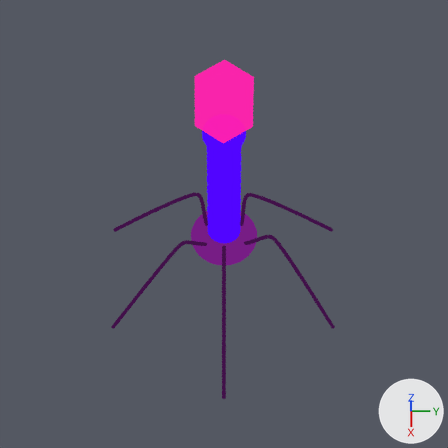
What one commit did to the Blender file blender/Bacteriophage/bacteriophage.blend.
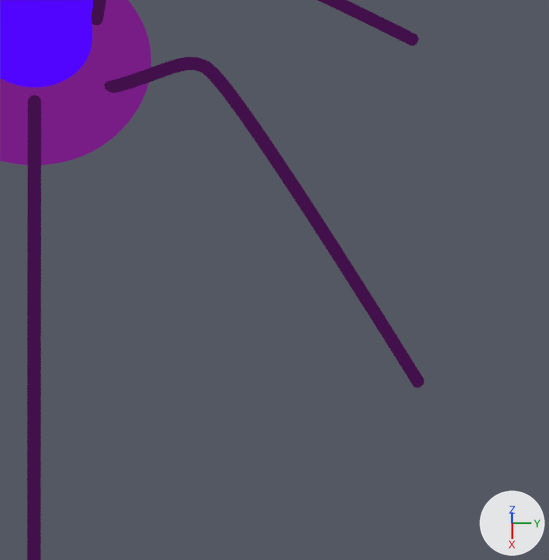
The first picture shows the older version from the file's camera 'Perspective Camera.001'. The close-ups show both versions on the part from 48% to 83% of the width and 49% to 84% of the height of that picture; other places that the commit changed are outside them. Arrows for +X, +Y and +Z are at lower right; the lights stay in place. Both versions are drawn at frame 36 of the action 'DirectionControllerAction.001'; the numbers are the values there.

The older version as bpy lines, for what is in view:
```python
me_beziercurve_001 = bpy.data.meshes.new('BezierCurve.001')
me_beziercurve_001.from_pydata(...)  # 1800 vertices, 1728 faces; spans x -4.82..4.81, y -3.71..3.65, z -2.79..2.02
me_beziercurve_001.polygons.foreach_set('use_smooth', [True] * 1728)
me_beziercurve_001.materials.append(mat_legs_001)
me_circle_001 = bpy.data.meshes.new('Circle.001')
me_circle_001.from_pydata(...)  # 448 vertices, 386 faces; spans x -1.06..1.06, y -1.06..1.06, z 0.0..0.21
me_circle_001.polygons.foreach_set('use_smooth', [True] * 386)
me_circle_001.materials.append(mat_base)
me_icosphere_002 = bpy.data.meshes.new('Icosphere.002')
me_icosphere_002.from_pydata(...)  # 1132 vertices, 1141 faces; spans x -0.89..0.89, y -0.87..0.87, z -2.44..5.96
me_icosphere_002.polygons.foreach_set('use_smooth', [True] * 1141)
# faces by material slot: [20, 1121]
me_icosphere_002.materials.append(mat_head)
me_icosphere_002.materials.append(mat_body)
ob_base_001 = bpy.data.objects.new('Base.001', me_circle_001)
ob_base_001.parent = ob_headbody_001
ob_base_001.matrix_parent_inverse = Matrix(((0.974, -0.227, 0.0, 0.0), (0.227, 0.974, 0.0, 0.0), (0.0, 0.0, 1.0, -2.938), (0.0, 0.0, 0.0, 1.0)))
ob_base_001.location = (0.0, 0.0, 0.133)
ob_base_001.scale = (1.0, 1.0, 1.71)
ob_headbody_001 = bpy.data.objects.new('Headbody.001', me_icosphere_002)
ob_headbody_001.location = (0.0, 0.0, 5.61)
ob_headbody_001.rotation_euler = (0.0, 0.0, 1.342)  # degrees (0, 0, 77)
ob_meshlegs_001 = bpy.data.objects.new('meshlegs.001', me_beziercurve_001)
ob_meshlegs_001.parent = ob_base_001
ob_meshlegs_001.matrix_parent_inverse = Matrix(((0.0, 1.0, 0.0, 0.0), (-1.0, 0.0, 0.0, 0.0), (0.0, 0.0, 0.586, -0.078), (0.0, 0.0, 0.0, 1.0)))
ob_meshlegs_001.location = (0.0, 0.0, 0.0)
```
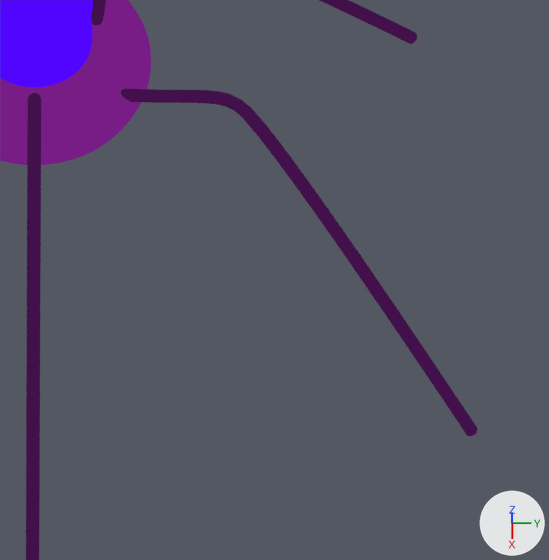
Pixel boxes [x1, y1, x2, y2] of what changed, in the close-ups (549 x 560 px; the box of a moved part takes in the faces that stretch with it):
'meshlegs.001', reshaped: before [27, 0, 424, 560]; after [26, 0, 478, 560]
part 1 of me_beziercurve_001, moved or reshaped: before [104, 57, 424, 388]; after [121, 89, 478, 436]

What changed in the scene script:
```text
Change me_beziercurve_001:
    used by ob_meshlegs_001; parent = ob_base_001; location = (0.0, 0.0, 0.0)
    remove me_beziercurve_001.from_pydata(...)  # 1800 vertices, 1728 faces; spans x -4.82..4.81, y -3.71..3.65, z -2.79..2.02
    add me_beziercurve_001.from_pydata(...)  # 1800 vertices, 1728 faces; spans x -4.44..4.8, y -3.71..4.14, z -3.04..2.02
    me_beziercurve_001 part 1: 300 of 1800 vertices moved; they spanned x 0.22..1.66, y 0.43..3.65, z -2.79..1.59 and now span x 0.21..2.04, y 0.42..4.14, z -3.04..1.19; mean shift (0.17, 0.29, -0.28); largest move (1.55, 3.56, -2.79) -> (1.93, 4.06, -3.04)
```
